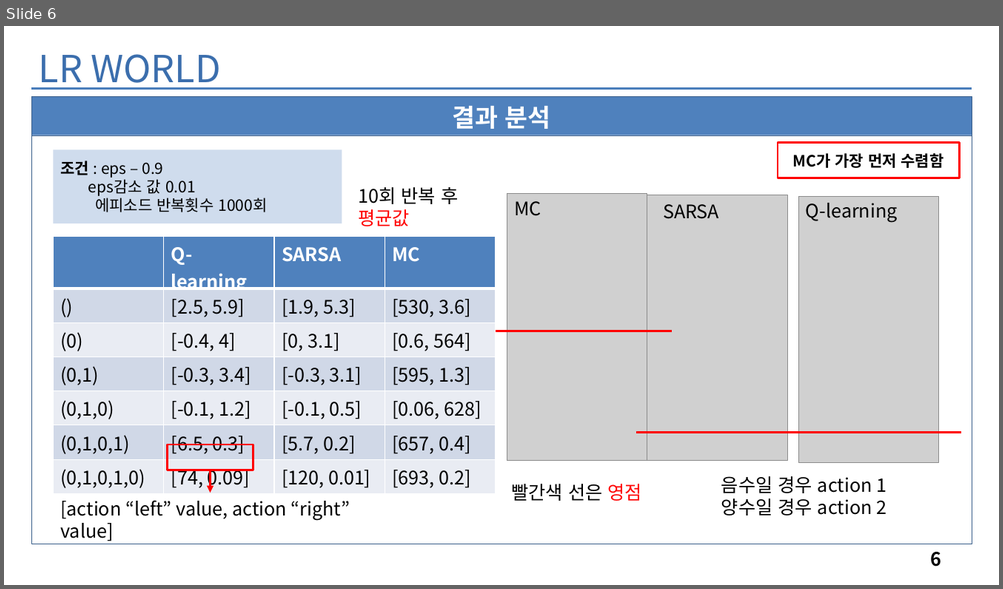
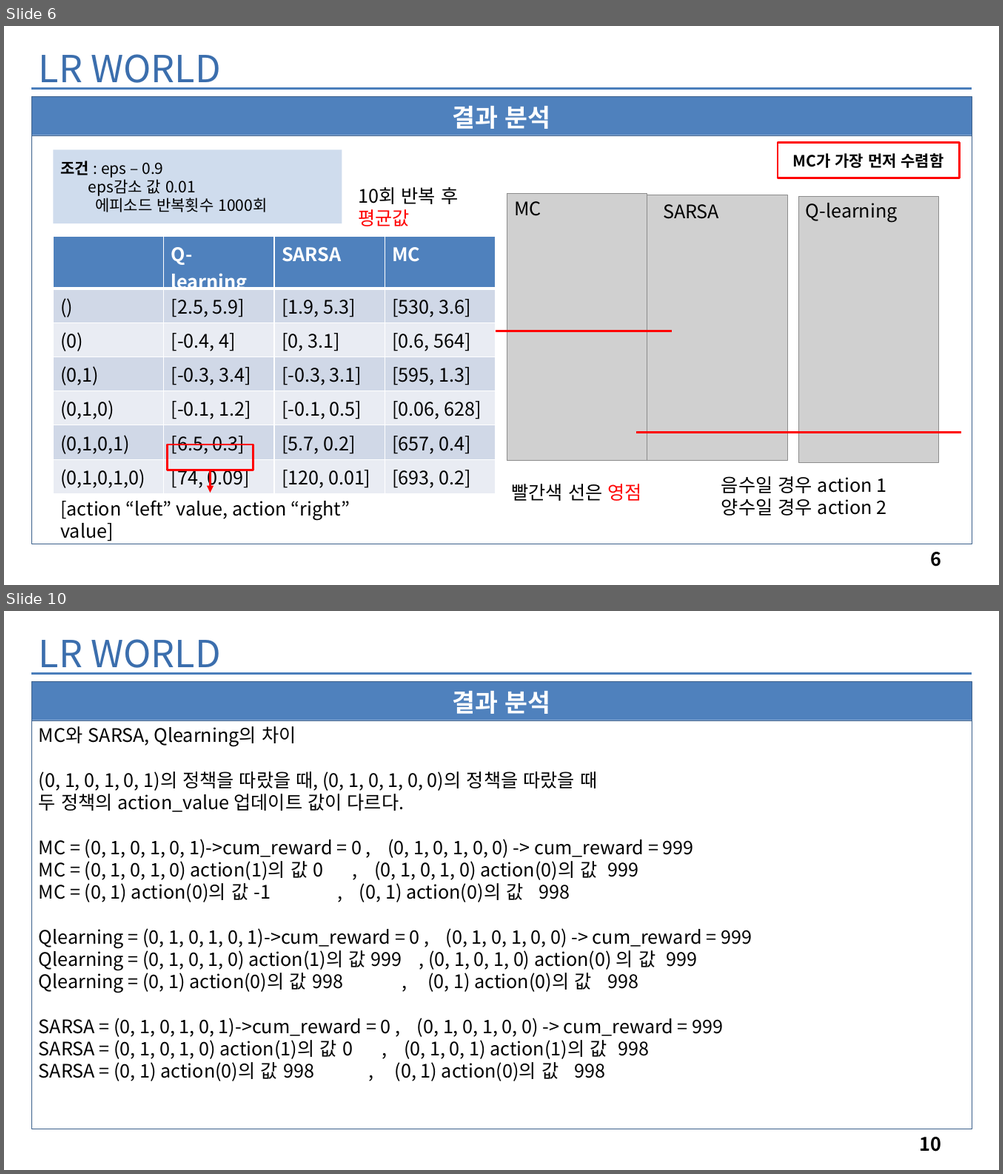
Before and after one commit to leegunwon/RLlearning, a slide deck: LR_WORLD.pptx. Shown one above the other, each under a label of ours: slide 6 before the commit, slides 6 and 10 after it; the slides between them are not shown. The pictures are 1003x589 and 1003x1174 pixels, drawn with LibreOffice and Linux fonts; fonts in the diff are those of the drawing; grey boxes stand for pictures. Boxes give left, top, right and bottom in pixels: in the first picture for what was removed or moved away, otherwise in the second. Text is boxed around its words. In the diff, an @@ line names an element or a change of style, - is before the commit and + after.

```diff
--- a/LR_WORLD.pptx
+++ b/LR_WORLD.pptx
@@ slide 10 added at (4, 611, 999, 1170), background #FFFFFF @@
@@ text added at (39, 639, 221, 675), 36 pt, text #3B6EAD @@
+LR WORLD
@@ line added from (31, 674) to (972, 674), #4B7EBC 2.25 pt @@
@@ rectangle added at (31, 681, 972, 720), fill #4F81BD, outline #3A5F8C 0.25 pt, 24 pt, text #FFFFFF, bold @@
+결과 분석
@@ rectangle added at (31, 721, 972, 1130), outline #3A5F8C 0.25 pt, 18 pt, text #000000 @@
+MC와 SARSA, Qlearning의 차이
+(0, 1, 0, 1, 0, 1)의 정책을 따랐을 때, (0, 1, 0, 1, 0, 0)의 정책을 따랐을 때
+두 정책의 action_value 업데이트 값이 다르다.
+MC = (0, 1, 0, 1, 0, 1)->cum_reward = 0 , (0, 1, 0, 1, 0, 0) -> cum_reward = 999
+MC = (0, 1, 0, 1, 0) action(1)의 값 0 , (0, 1, 0, 1, 0) action(0)의 값 999
+MC = (0, 1) action(0)의 값 -1 , (0, 1) action(0)의 값 998
+Qlearning = (0, 1, 0, 1, 0, 1)->cum_reward = 0 , (0, 1, 0, 1, 0, 0) -> cum_reward = 999
+Qlearning = (0, 1, 0, 1, 0) action(1)의 값 999 , (0, 1, 0, 1, 0) action(0) 의 값 999
+Qlearning = (0, 1) action(0)의 값 998 , (0, 1) action(0)의 값 998
+SARSA = (0, 1, 0, 1, 0, 1)->cum_reward = 0 , (0, 1, 0, 1, 0, 0) -> cum_reward = 999
+SARSA = (0, 1, 0, 1, 0) action(1)의 값 0 , (0, 1, 0, 1) action(1)의 값 998
+SARSA = (0, 1) action(0)의 값 998 , (0, 1) action(0)의 값 998
@@ page number added at (919, 1137, 942, 1152), 18 pt, text #000000, bold @@
+10
```
Also in this commit, not shown: 2 slides changed, 4 other slides added.
